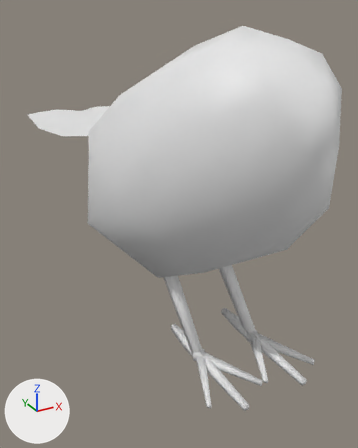
Before and after pictures for a commit that changed the OBJ model astro/3d_models/small_bird/body.obj.
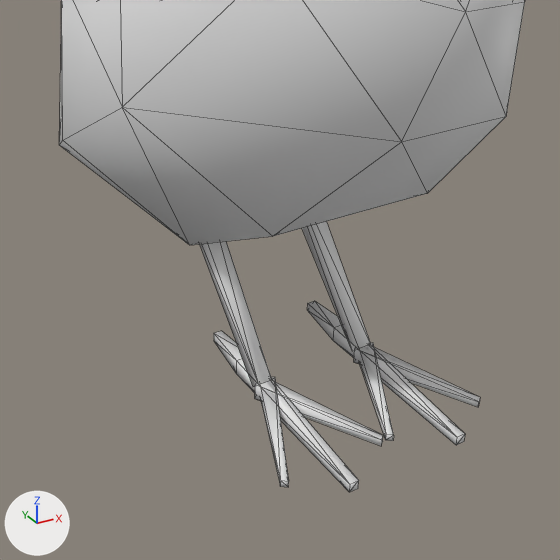
Old and new are each drawn whole from a 50 mm lens placed at (-0.482, -0.807, 0.298), pointed at (0.032, 0.127, -0.169) and again close up on the part from 16% to 100% of the width and 32% to 100% of the height. Lighting does not change. The marker at lower left points along +X, +Y and +Z. The first two pictures are the older version. The close-ups show mesh edges as thin lines. Where no turn or scale is listed for an object, it has been applied to the vertices.

Objects in the first close-up: 'Bird_Body_Bird_Still_Cube.006'.
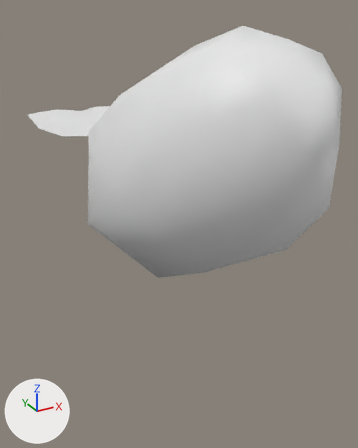
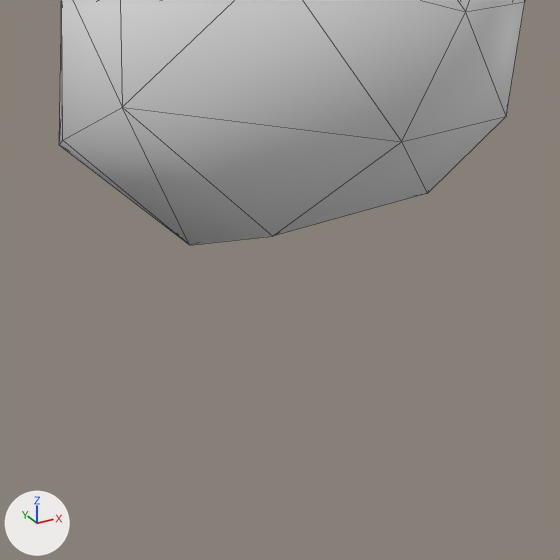
Commit message: astro: tiny bird updates

Pixel boxes [x1, y1, x2, y2] of what changed, in the close-ups (560 x 560 px):
'Bird_Body_Bird_Still_Cube.006', reshaped
    before: [59, 0, 525, 492]
    after: [59, 0, 525, 245]
part 1 of me_bird_body_bird_still_cube_006, deleted
    before: [199, 222, 480, 492]

Edits to the bpy script that builds the scene:
```text
Change me_bird_body_bird_still_cube_006:
    used by ob_bird_body_bird_still_cube_006; location = (0.0, 0.0, 0.0)
    remove me_bird_body_bird_still_cube_006.from_pydata(...)  # 142 vertices, 232 faces; spans x -0.204..0.204, y -0.331..0.753, z -0.343..0.27
    add me_bird_body_bird_still_cube_006.from_pydata(...)  # 70 vertices, 120 faces; spans x -0.204..0.204, y -0.331..0.753, z -0.25..0.27
    me_bird_body_bird_still_cube_006 part 1: 8 loose pieces with 72 vertices, spanning x -0.122..0.123, y -0.288..0.08, z -0.343..-0.119, are deleted
```
